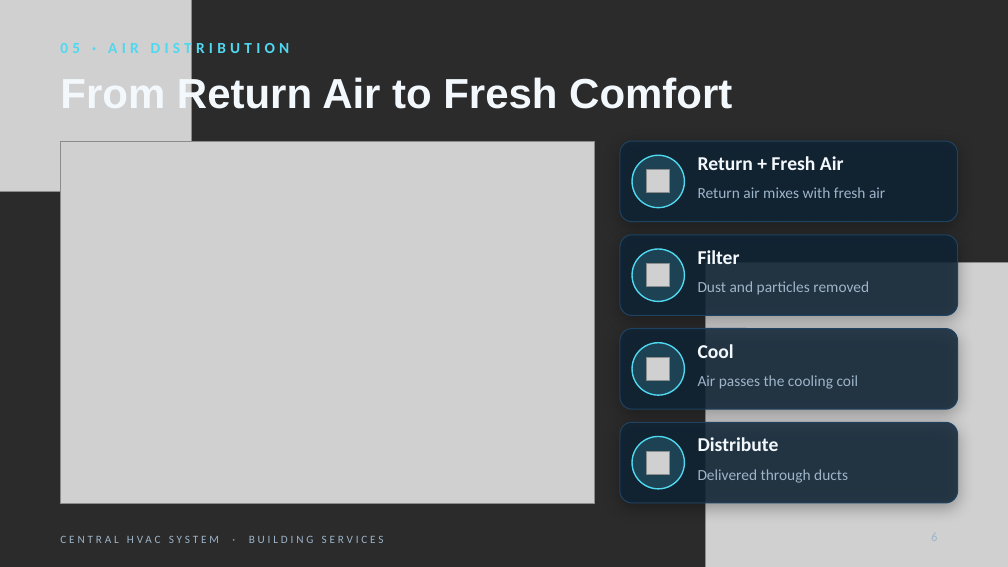
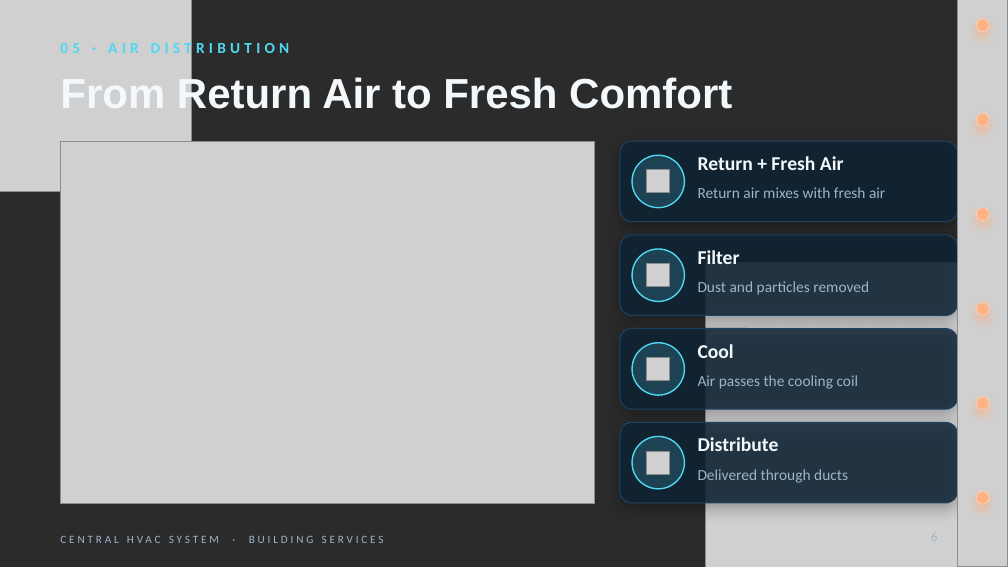
Before and after one commit to smart912/Zayana-, a slide deck: slide 6 of hvac_deck/Central_HVAC_System.pptx. Drawn at 1008x567 pixels with LibreOffice and Linux fonts; fonts in the diff are those of the drawing; grey boxes stand for pictures; background and template pictures are left out; a plain dark background stands for a picture behind light text. Boxes give left, top, right and bottom in pixels: in the first picture for what was removed or moved away, otherwise in the second. Text is boxed around its words. In the diff, an @@ line names an element or a change of style, - is before the commit and + after.

```diff
--- a/hvac_deck/Central_HVAC_System.pptx
+++ b/hvac_deck/Central_HVAC_System.pptx
@@ picture added at [958, 0, 1008, 566] @@
@@ ellipse added at [977, 18, 990, 31], fill #FFB284, outline #FFFFFF 0.5 pt @@
@@ ellipse added at [977, 113, 990, 126], fill #FFB284, outline #FFFFFF 0.5 pt @@
@@ ellipse added at [977, 208, 990, 221], fill #FFB284, outline #FFFFFF 0.5 pt @@
@@ ellipse added at [977, 302, 990, 316], fill #FFB284, outline #FFFFFF 0.5 pt @@
@@ ellipse added at [977, 397, 990, 410], fill #FFB284, outline #FFFFFF 0.5 pt @@
@@ ellipse added at [977, 491, 990, 504], fill #FFB284, outline #FFFFFF 0.5 pt @@
```
Also in this commit, not shown: 23 other slides changed.
